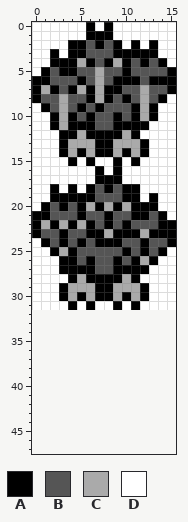
A pixel-art sprite gets an edit: gfx/sprites/static_dodrio.png. Above is the file before it was changed.
The file is 16x32 pixels. The old version is drawn lined up with the new one, on the new canvas.
Palette (. is transparent): A #000000  B #555555  C #aaaaaa  D #ffffff
Pixels before, first column x 0:
 0 DDDDDDADADDDDDDD
 1 DDDDDDAAADDDDDDD
 2 DDDDAABABADADADD
 3 DDADAABBBAAAAADD
 4 DDAAACABACABABAD
 5 DABAABBCBBABBBBA
 6 AABBBABCBAAABAAA
 7 ACABACACAABBCBBA
 8 ABBCBBACABABCBAD
 9 DABCBABABBBACADD
10 DDACABABBABACADD
11 DDACAAABBAAAADDD
12 DDDAACAAAACADDDD
13 DDDACCCAACCCADDD
14 DDDACACAACACADDD
15 DDDDADADDADADDDD
16 DDDDDDDADADDDDDD
17 DDDDDDDAAADDDDDD
18 DDADADABABAADDDD
19 DDAAAAABBBAADADD
20 DABABACACACAAADD
21 AABBBABBABBAABAD
22 ACACACABABABBBAA
23 ABBABBAACAAACAAA
24 DABABABAAABBABBA
25 DDACABBBBBABABAD
26 DDDAABABBABACADD
27 DDDAAAABBAAAADDD
28 DDDDACAAAACADDDD
29 DDDACCCAACCCADDD
30 DDDACACAACACADDD
31 DDDDADADDADADDDD
After the commit:
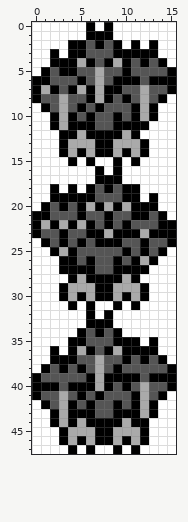
The edit:
canvas 16x32 -> 16x48
y 32: x 0..15 ................ -> DDDDDDADADDDDDDD
y 33: x 0..15 ................ -> DDDDDDAAADDDDDDD
y 34: x 0..15 ................ -> DDDDDABABADDDDDD
y 35: x 0..15 ................ -> DDDDAABBBAAADADD
y 36: x 0..15 ................ -> DDADACABACAAAADD
y 37: x 0..15 ................ -> DDAAABBCBBABABAD
y 38: x 0..15 ................ -> DABABABCBABBBBBA
y 39: x 0..15 ................ -> ABBBBBACAAAABAAA
y 40: x 0..15 ................ -> AAABAAACABABCBBA
y 41: x 0..15 ................ -> ABBCBABABBBACBAD
y 42: x 0..15 ................ -> DABCABABBABACADD
y 43: x 0..15 ................ -> DDACAAABBAAACADD
y 44: x 0..15 ................ -> DDACACAAAACAADDD
y 45: x 0..15 ................ -> DDDACCCAACCCADDD
y 46: x 0..15 ................ -> DDDACACAACACADDD
y 47: x 0..15 ................ -> DDDDADADDADADDDD
